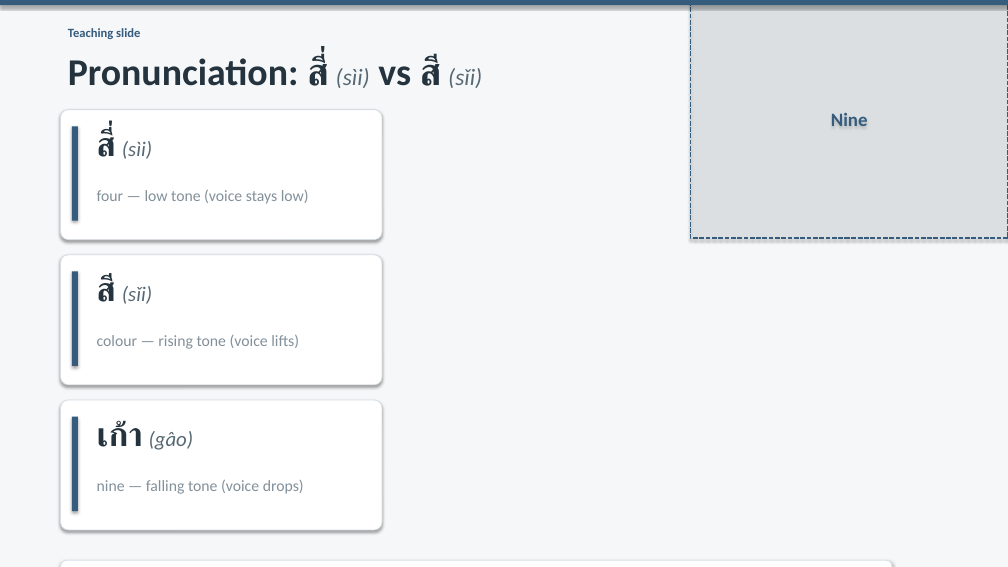
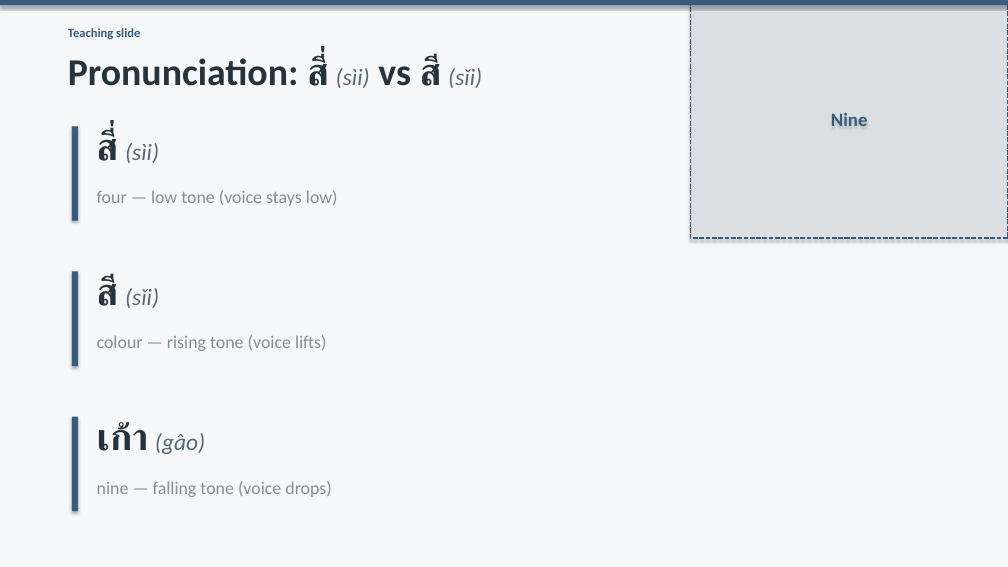
Before and after one commit to OTFTCS/thai-nine, a slide deck: slide 6 of course/modules/M01/L004/M01-L004-canva-deck.pptx. Drawn at 1008x567 pixels with LibreOffice and Linux fonts; fonts in the diff are those of the drawing. Boxes give left, top, right and bottom in pixels: in the first picture for what was removed or moved away, otherwise in the second. Text is boxed around its words. In the diff, an @@ line names an element or a change of style, - is before the commit and + after.

```diff
--- a/course/modules/M01/L004/M01-L004-canva-deck.pptx
+++ b/course/modules/M01/L004/M01-L004-canva-deck.pptx
@@ rounded rectangle removed at [60,110,382,240] @@
@@ text "สี่ (sìi)" at [97,130,159,163]: size 32 to 36 pt in "สี่"; size 19.8 to 22.3 pt in "(sìi)" @@
@@ rounded rectangle removed at [60,255,382,385] @@
@@ text "สี (sǐi)" at [97,275,159,308]: size 32 to 36 pt in "สี"; size 19.8 to 22.3 pt in "(sǐi)" @@
@@ rounded rectangle removed at [60,400,382,530] @@
@@ text "เก้า (gâo)" at [97,422,205,454]: size 32 to 36 pt in "เก้า"; size 19.8 to 22.3 pt in "(gâo)" @@
@@ size 15 to 17 pt in 3 elements at [97,190,338,206], [97,335,327,351], [97,481,331,497] @@
@@ rounded rectangle removed at [60,560,892,567] @@
```
Also in this commit, not shown: 8 other slides changed, 3 other files.
